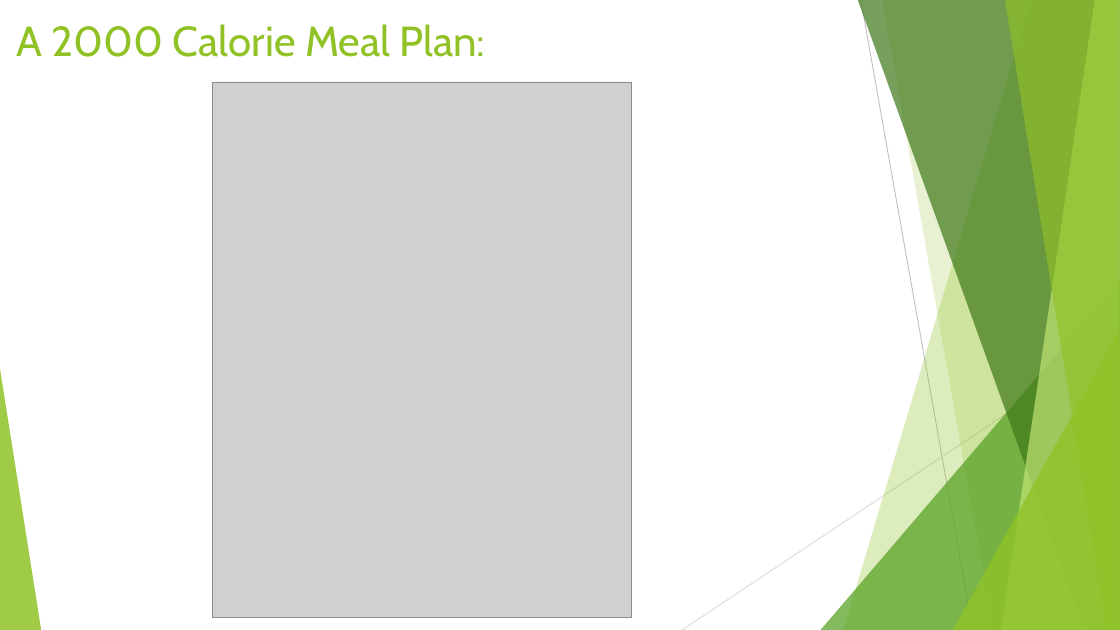
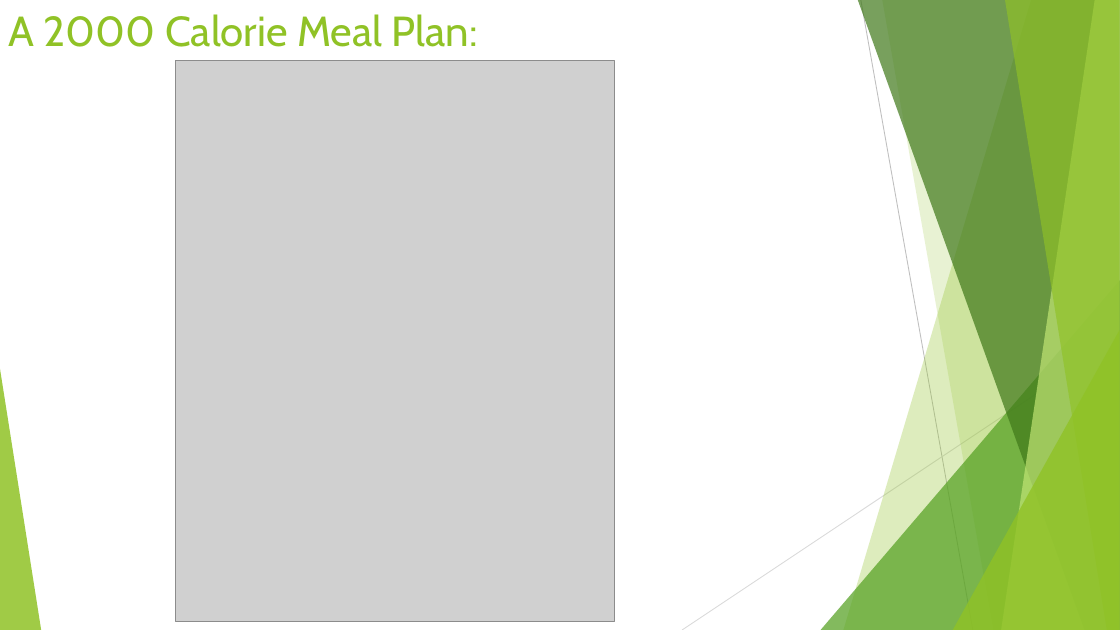
Before and after one commit to Tsien/Presentation, a slide deck: slide 4 of Live a healthy lifestyle.pptx. Drawn at 1120x630 pixels with LibreOffice and Linux fonts; fonts in the diff are those of the drawing; grey boxes stand for pictures. Boxes give left, top, right and bottom in pixels: in the first picture for what was removed or moved away, otherwise in the second. Text is boxed around its words. In the diff, an @@ line names an element or a change of style, - is before the commit and + after.

```diff
--- a/Live a healthy lifestyle.pptx
+++ b/Live a healthy lifestyle.pptx
@@ title "A 2000 Calorie Meal Plan:": place and size @@
-title "A 2000 Calorie Meal Plan:" at bbox=[16, 24, 486, 57]
+title "A 2000 Calorie Meal Plan:" at bbox=[8, 14, 478, 47]
@@ picture: place and size @@
-picture at bbox=[213, 82, 632, 618]
+picture at bbox=[176, 60, 614, 621]
```
Also in this commit, not shown: 5 other slides changed, 1 slide added, 4 other files.
